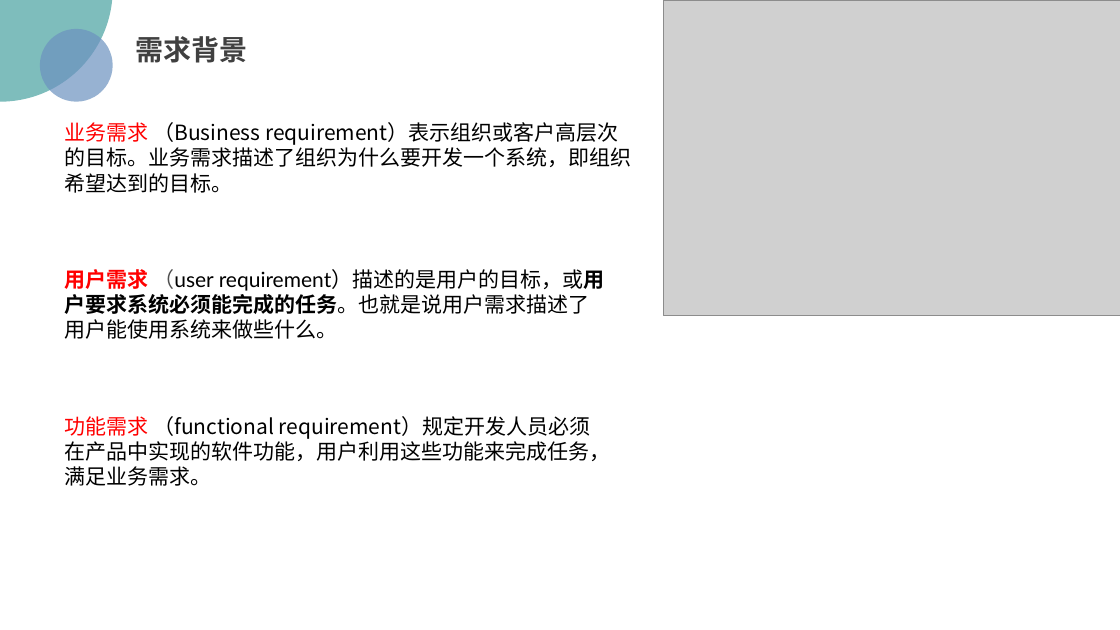
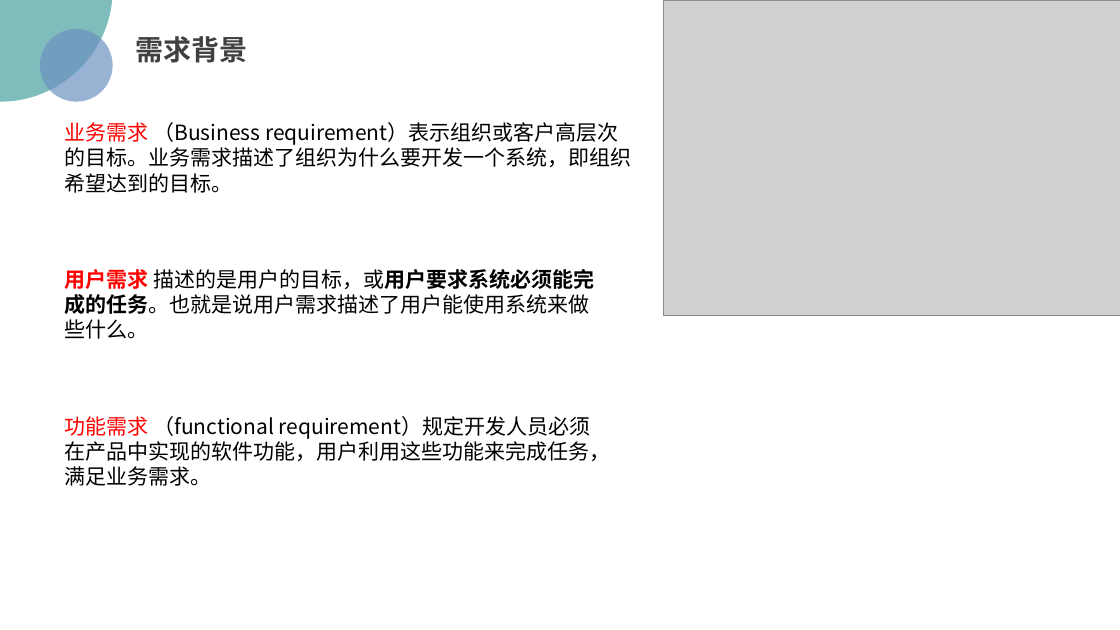
Before and after one commit to PRD2018/PRD2018-G15, a slide deck: slide 15 of 受控文档/02-其他任务/[PRD-15]UML概述.pptx. Drawn at 1120x630 pixels with LibreOffice and Linux fonts; fonts in the diff are those of the drawing; grey boxes stand for pictures; background and template pictures are left out. Boxes give left, top, right and bottom in pixels: in the first picture for what was removed or moved away, otherwise in the second. Text is boxed around its words. In the diff, an @@ line names an element or a change of style, - is before the commit and + after.

```diff
--- a/受控文档/02-其他任务/[PRD-15]UML概述.pptx
+++ b/受控文档/02-其他任务/[PRD-15]UML概述.pptx
@@ text at (x1=65, y1=269, x2=594, y2=339): text changed @@
-用户需求 （user requirement）描述的是用户的目标，或用户要求系统必须能完成的任务。也就是说用户需求描述了用户能使用系统来做些什么。
+用户需求 描述的是用户的目标，或用户要求系统必须能完成的任务。也就是说用户需求描述了用户能使用系统来做些什么。
```
Also in this commit, not shown: 3 other slides changed, 7 other files.
